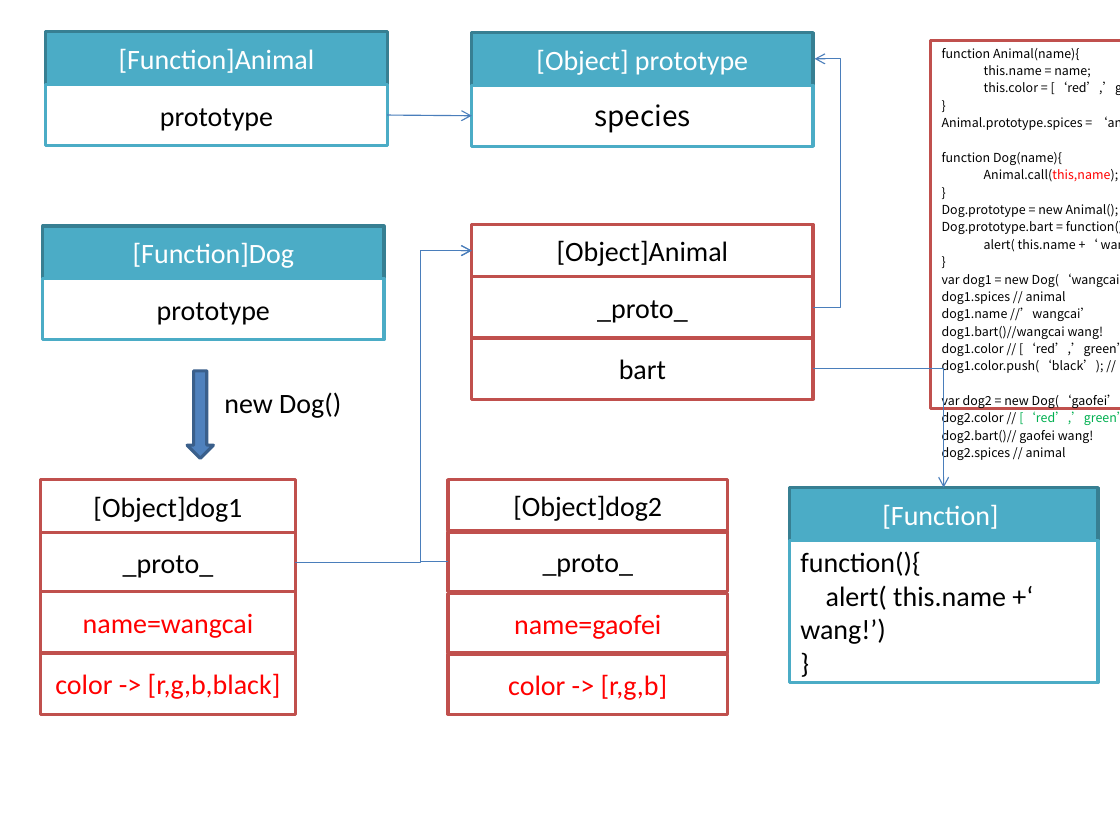
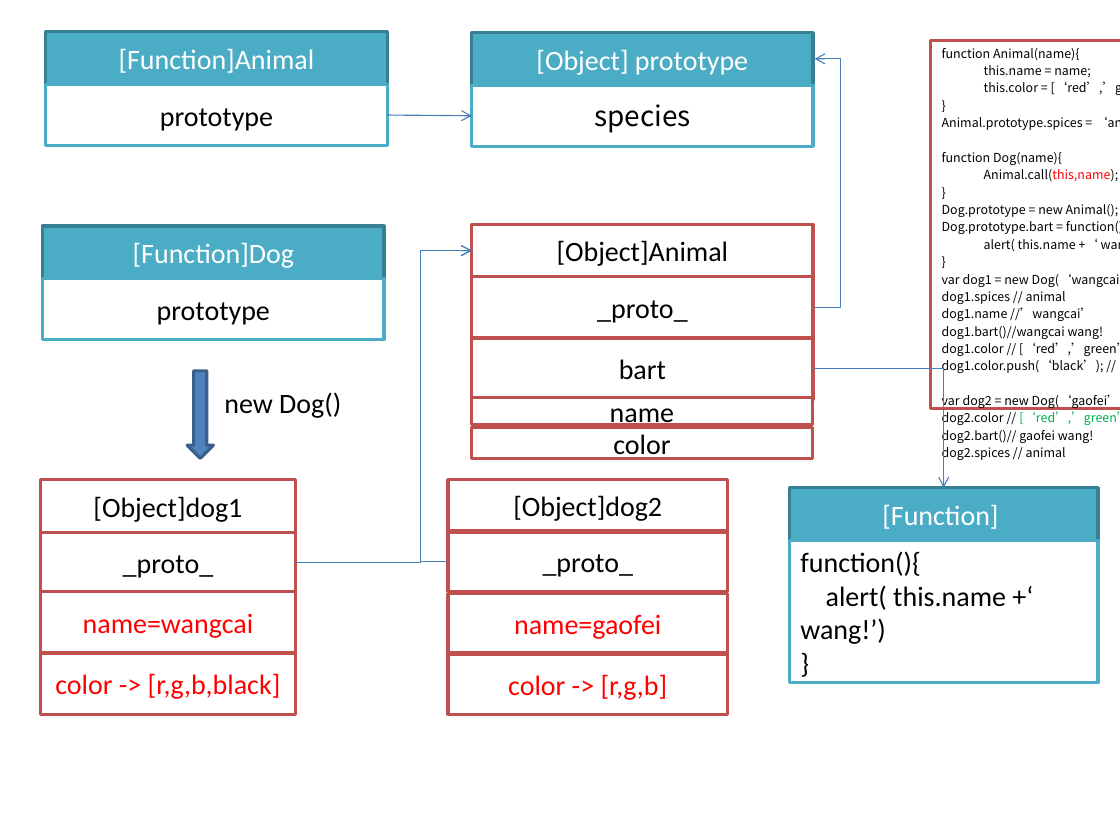
Before and after one commit to HLimit/h5_Traning, a slide deck: slide 29 of [presentation/[5]javascript_oop.pptx. Drawn at 1120x840 pixels with LibreOffice and Linux fonts; fonts in the diff are those of the drawing. Boxes give left, top, right and bottom in pixels: in the first picture for what was removed or moved away, otherwise in the second. Text is boxed around its words. In the diff, an @@ line names an element or a change of style, - is before the commit and + after.

```diff
--- a/[presentation/[5]javascript_oop.pptx
+++ b/[presentation/[5]javascript_oop.pptx
@@ rectangle added at [472, 398, 813, 426], fill #FFFFFF, outline #C0504D 2 pt, 18 pt, text #000000 @@
+name
@@ rectangle added at [472, 428, 813, 458], fill #FFFFFF, outline #C0504D 2 pt, 18 pt, text #000000 @@
+color
```
Also in this commit, not shown: 3 other slides changed, 1 slide added, 10 other files.
